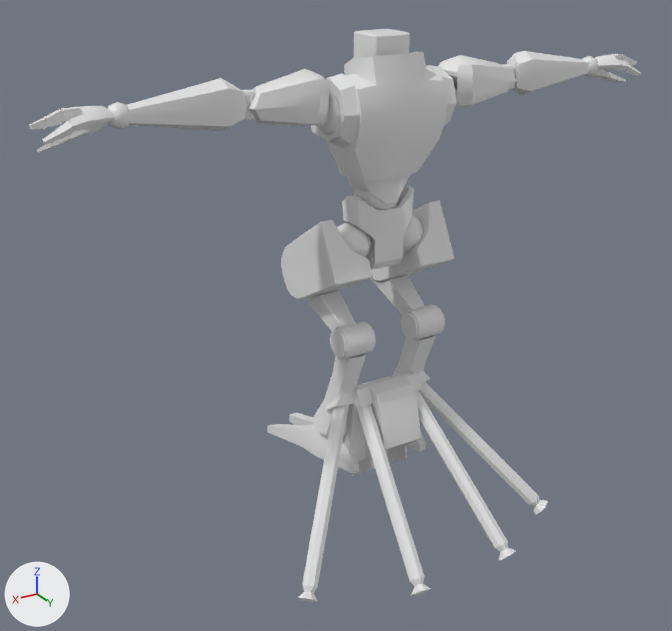
A saved change to the Blender file Game/Assets/SAGYO/char/m_exBone_commit.blend.
The view is the same before and after, from a 50 mm camera at (18.9, 28.5, 20.5) aimed at (1.6, -0.3, 6.1). Every picture has the same lights, and +X, +Y and +Z are marked at lower left.

The first picture shows 'Backpack', 'm_arm1', 'm_arm2', 'm_body', 'm_foot1', 'm_foot2', 'm_foot3', 'm_foot4', 'm_foot_joint', 'm_hand', 'm_head', 'm_heel'.
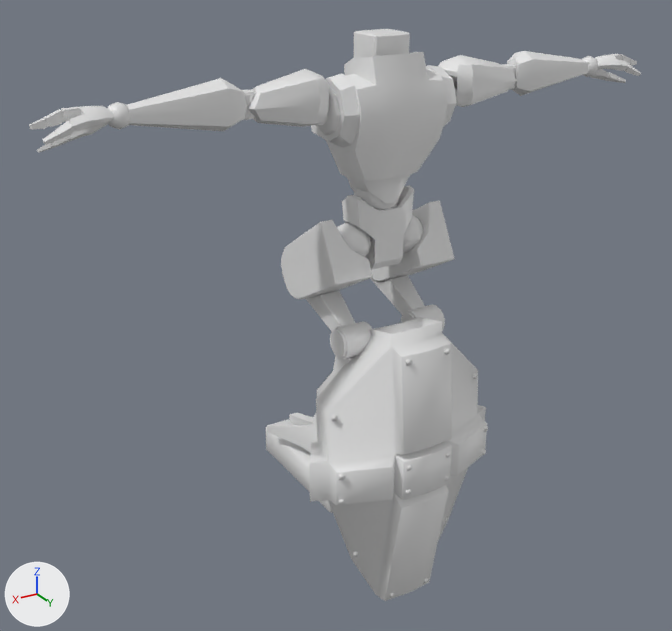
Changed parts and their boxes (x1, y1, x2, y2) in the pictures (672 x 631 px):
'Shield', added: after (309, 317, 488, 601)
'Backpack', hidden: before (297, 370, 548, 602)
'Gun', added: after (266, 419, 333, 513)
'm_foot3', unchanged, covered by the edit: before (313, 335, 436, 435); after (313, 356, 353, 430)

What changed in the scene script:
```text
Add me_cube_016:
    me_cube_016.from_pydata(...)  # 223 vertices, 182 faces; spans x 0.0..4.26, y -0.71..4.02, z -6.0..6.41
    me_cube_016.polygons.foreach_set('use_smooth', [True] * 182)
Add me_cube_015:
    me_cube_015.from_pydata(...)  # 110 vertices, 111 faces; spans x 0.0..2.73, y -4.71..1.22, z -2.02..3.92
    me_cube_015.polygons.foreach_set('use_smooth', [True] * 111)
Change ob_backpack:
    add ob_backpack.hide_set(True)
Add ob_shield:
    ob_shield = bpy.data.objects.new('Shield', me_cube_016)
    ob_shield.location = (0.0, 0.0, 0.0)
    _m = ob_shield.modifiers.new('Mirror', 'MIRROR')
    _m.use_clip = True
Add ob_gun:
    ob_gun = bpy.data.objects.new('Gun', me_cube_015)
    ob_gun.location = (0.0, 0.0, 0.0)
    _m = ob_gun.modifiers.new('Mirror', 'MIRROR')
    _m.use_clip = True
```
